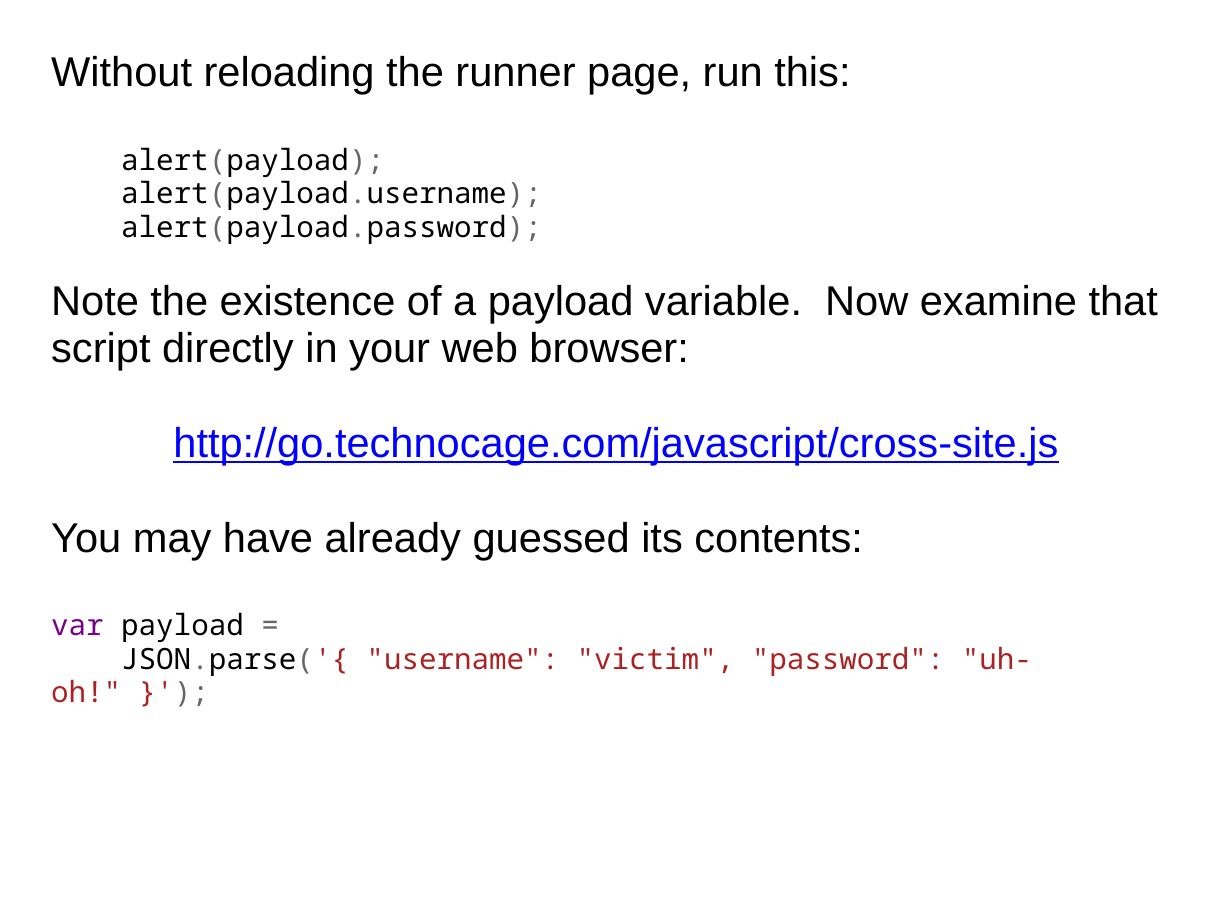
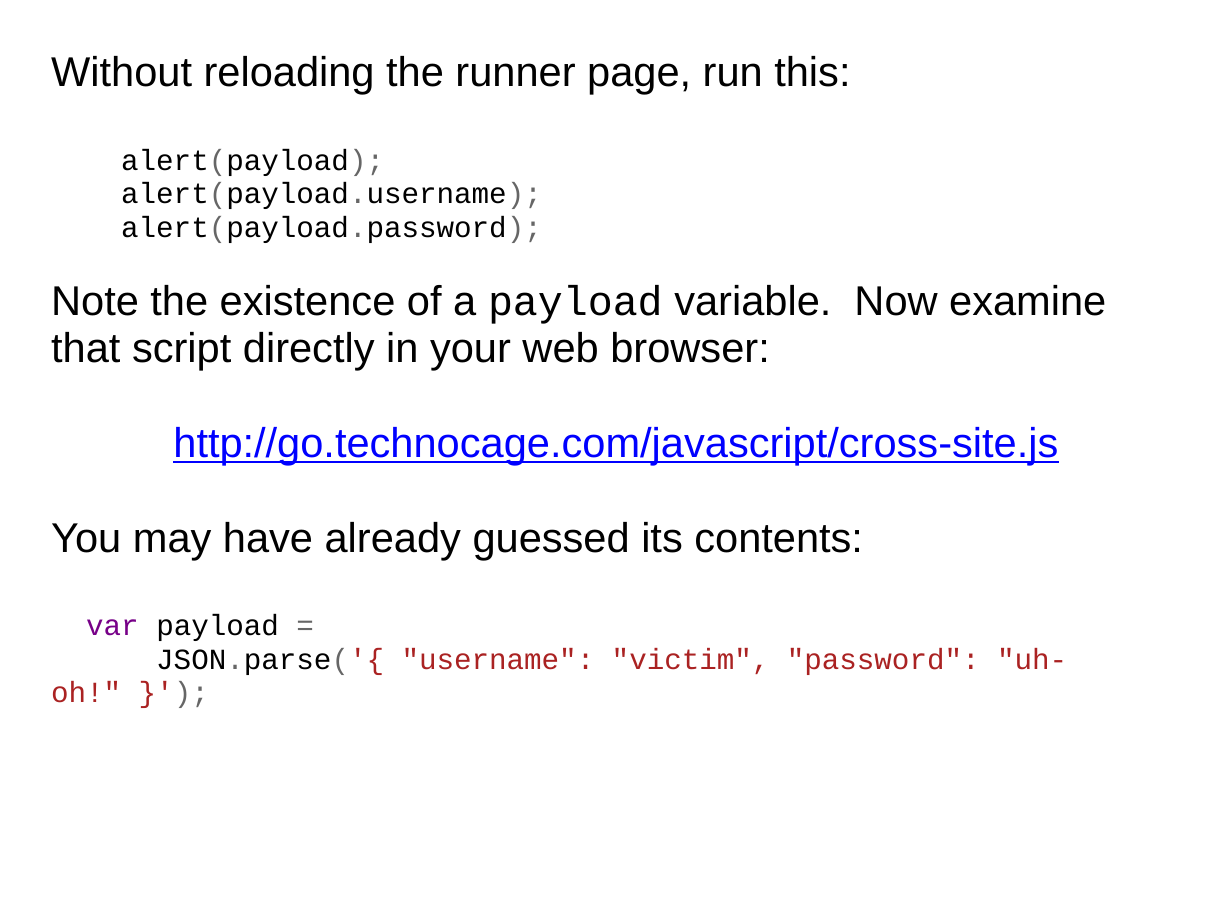
Before and after one commit to dondi/javascript-book, a slide deck: slide 62 of presentations/Chapter_8_Presentation.ppt. Drawn at 1232x924 pixels with LibreOffice and Linux fonts; fonts in the diff are those of the drawing; background and template pictures are left out. Boxes give left, top, right and bottom in pixels: in the first picture for what was removed or moved away, otherwise in the second. Text is boxed around its words. In the diff, an @@ line names an element or a change of style, - is before the commit and + after.

```diff
--- a/presentations/Chapter_8_Presentation.ppt
+++ b/presentations/Chapter_8_Presentation.ppt
@@ text at bbox=[51, 149, 1106, 703]: font Noto Sans Mono to Courier New in "alert(payload); alert(payload.username); alert(payload.passw ...", "var payload =", "JSON.parse('{ "username": "victim", "password": "uh-oh!" }') ..."; font Arial to Courier New in "payload" @@
```
Also in this commit, not shown: 19 other slides changed.
